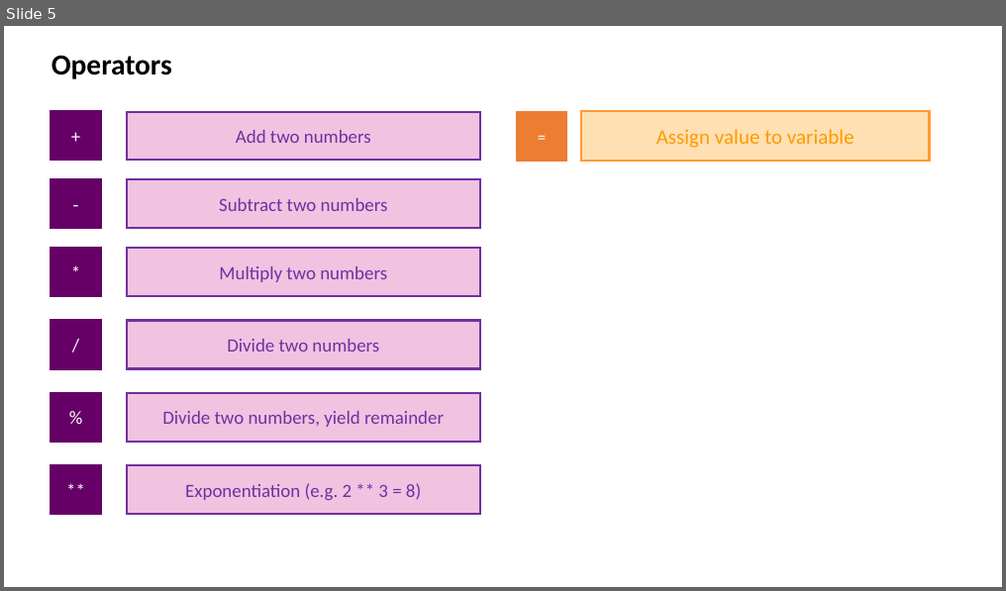
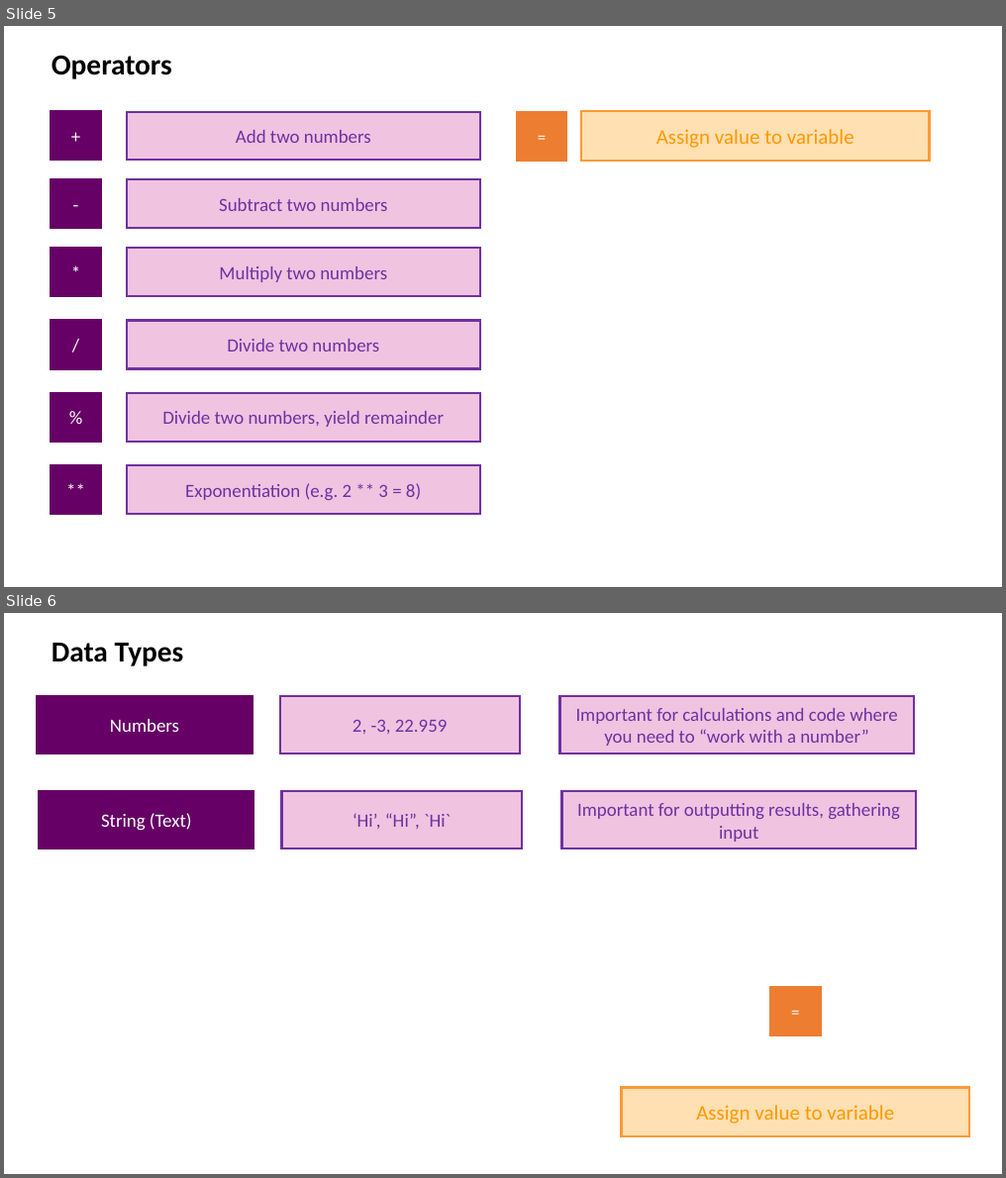
Before and after one commit to drronidz/JavaScript-The-Complete-Guide-2020, a slide deck: 2. Basics Variables, Data Types, Operators & Functions/docs/Introduction.pptx. Shown one above the other, each under a label of ours: slide 5 before the commit, slides 5 and 6 after it. The pictures are 1006x591 and 1006x1178 pixels, drawn with LibreOffice and Linux fonts; fonts in the diff are those of the drawing. Boxes give left, top, right and bottom in pixels: in the first picture for what was removed or moved away, otherwise in the second. Text is boxed around its words. In the diff, an @@ line names an element or a change of style, - is before the commit and + after.

Commit message:
9. Understanding the Starting Code 10. Data Types Numbers & Strings (Text)

```diff
--- a/2. Basics Variables, Data Types, Operators & Functions/docs/Introduction.pptx
+++ b/2. Basics Variables, Data Types, Operators & Functions/docs/Introduction.pptx
@@ slide 6 added at [4, 613, 1002, 1174], background #FFFFFF @@
@@ text added at [52, 643, 184, 666], 28 pt, text #000000, bold @@
+Data Types
@@ rectangle added at [37, 696, 252, 754], fill #660066, outline #660066 2.25 pt, 18 pt, text #FFFFFF @@
+Numbers
@@ rectangle added at [280, 696, 520, 754], fill #CC3399 at 29% opacity, outline #7030A0 2.25 pt, 18 pt, text #7030A0 @@
+2, -3, 22.959
@@ rectangle added at [560, 696, 915, 754], fill #CC3399 at 29% opacity, outline #7030A0 2.25 pt, 18 pt, text #7030A0 @@
+Important for calculations and code where you need to “work with a number”
@@ rectangle added at [40, 791, 254, 849], fill #660066, outline #660066 2.25 pt, 18 pt, text #FFFFFF @@
+String (Text)
@@ rectangle added at [282, 791, 522, 849], fill #CC3399 at 29% opacity, outline #7030A0 2.25 pt, 18 pt, text #7030A0 @@
+‘Hi’, “Hi”, `Hi`
@@ rectangle added at [561, 791, 916, 849], fill #CC3399 at 29% opacity, outline #7030A0 2.25 pt, 18 pt, text #7030A0 @@
+Important for outputting results, gathering input
@@ rectangle added at [770, 987, 821, 1036], fill #ED7D31, outline #ED7D31 2.25 pt, 16 pt, text #FFFFFF @@
+=
@@ rectangle added at [622, 1087, 969, 1137], fill #FF9900 at 30% opacity, outline #FF9933 2.25 pt, 20 pt, text #FF9900 @@
+Assign value to variable
```
Also in this commit, not shown: 1 other file.
